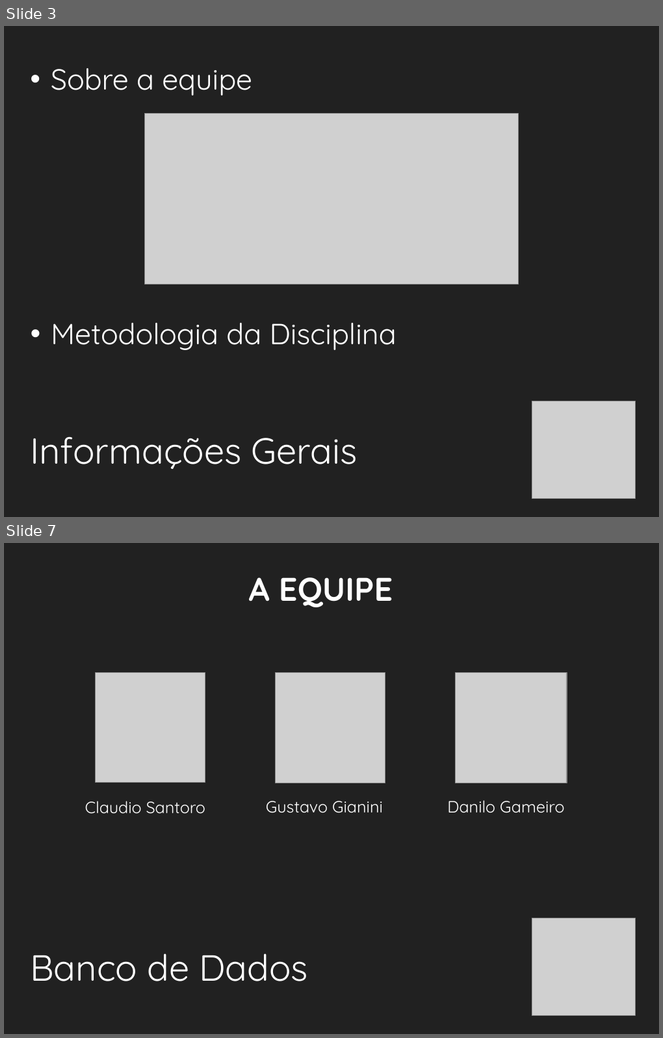
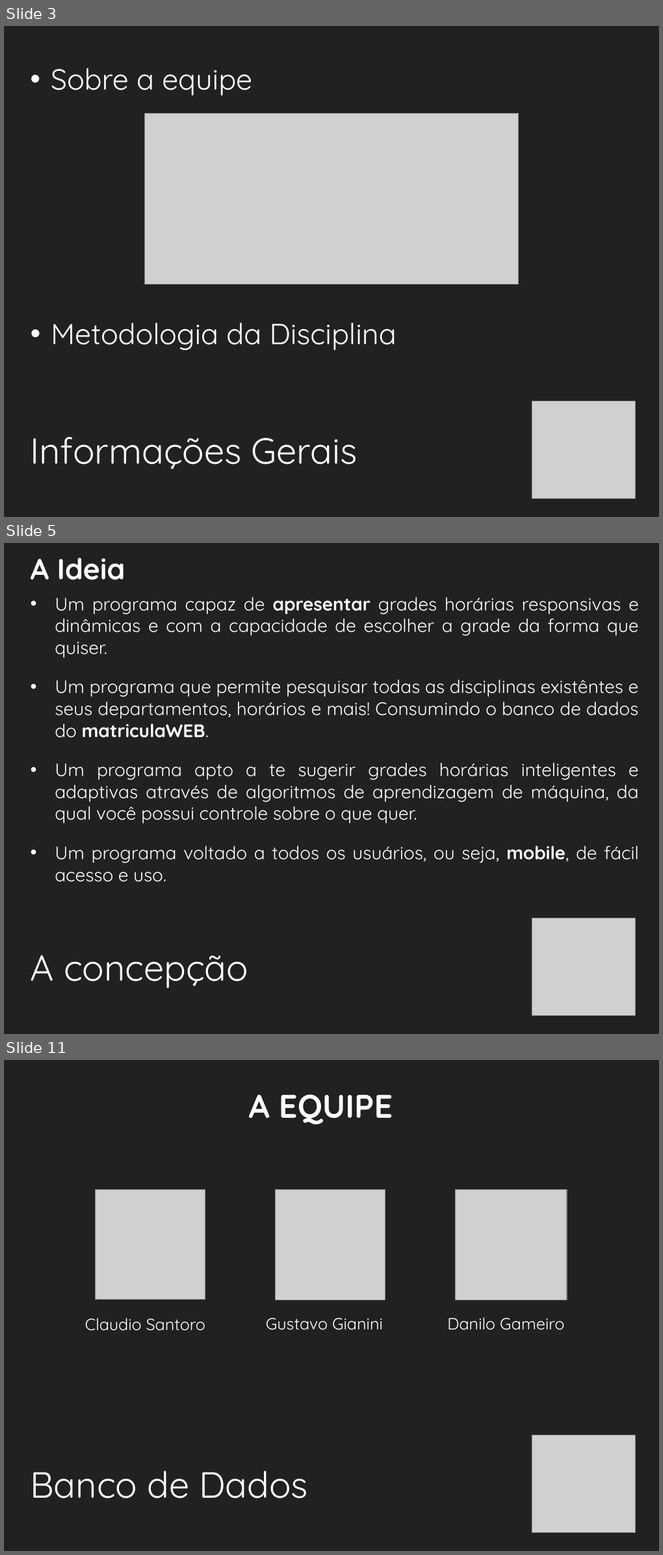
Before and after one commit to ovflowd/matriculeMe, a slide deck: Artefatos/ApresentaçãoFinal.pptx. Shown one above the other, each under a label of ours: slides 3 and 7 before the commit, slides 3, 5 and 11 after it; the slides between them are not shown. The pictures are 663x1038 and 663x1555 pixels, drawn with LibreOffice and Linux fonts; fonts in the diff are those of the drawing; grey boxes stand for pictures; background and template pictures are left out. Boxes give left, top, right and bottom in pixels: in the first picture for what was removed or moved away, otherwise in the second. Text is boxed around its words. In the diff, an @@ line names an element or a change of style, - is before the commit and + after.

```diff
--- a/Artefatos/ApresentaçãoFinal.pptx
+++ b/Artefatos/ApresentaçãoFinal.pptx
@@ slide 5 added at [4, 543, 659, 1034], background #212121 @@
@@ text added at [31, 558, 126, 580], 32 pt, text #FFFFFF, bold @@
+A Ideia
@@ text added at [55, 597, 639, 882], 20 pt, text #FFFFFF @@
+• Um programa capaz de apresentar grades horárias responsivas e dinâmicas e com a capacidade de escolher a grade da forma que quiser.
+• Um programa que permite pesquisar todas as disciplinas existêntes e seus departamentos, horários e mais! Consumindo o banco de dados do matriculaWEB.
+• Um programa apto a te sugerir grades horárias inteligentes e adaptivas através de algoritmos de aprendizagem de máquina, da qual você possui controle sobre o que quer.
+• Um programa voltado a todos os usuários, ou seja, mobile, de fácil acesso e uso.
@@ picture added at [532, 919, 636, 1016] @@
@@ text added at [31, 955, 248, 988], 40 pt, text #FFFFFF @@
+A concepção
@@ what was slide 7 is now slide 11 @@
```
Also in this commit, not shown: 22 slides changed, 8 other slides added.
